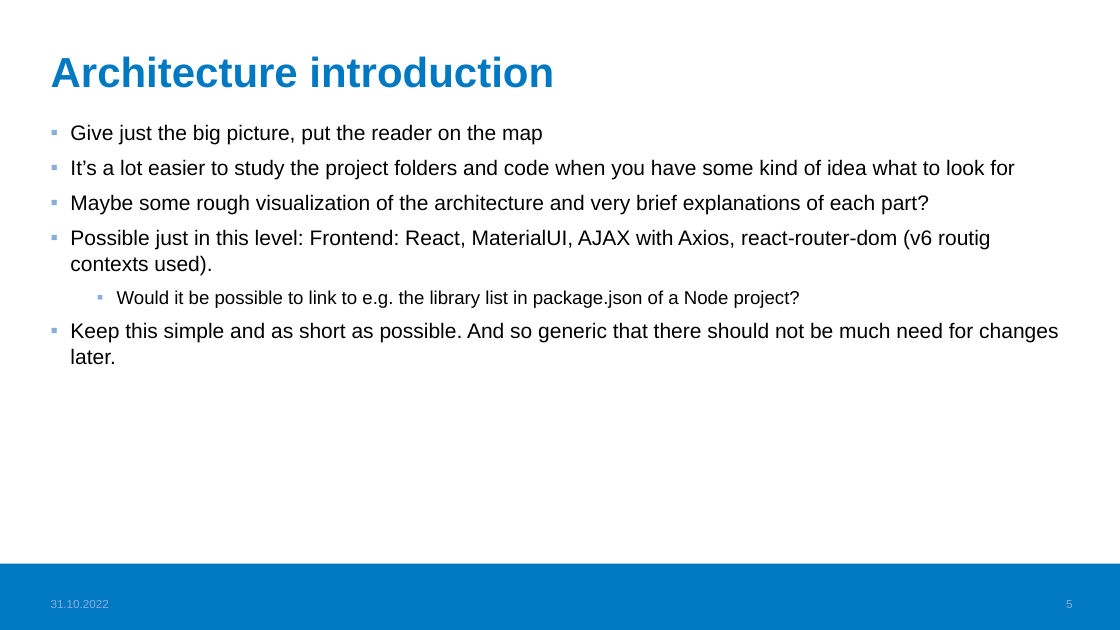
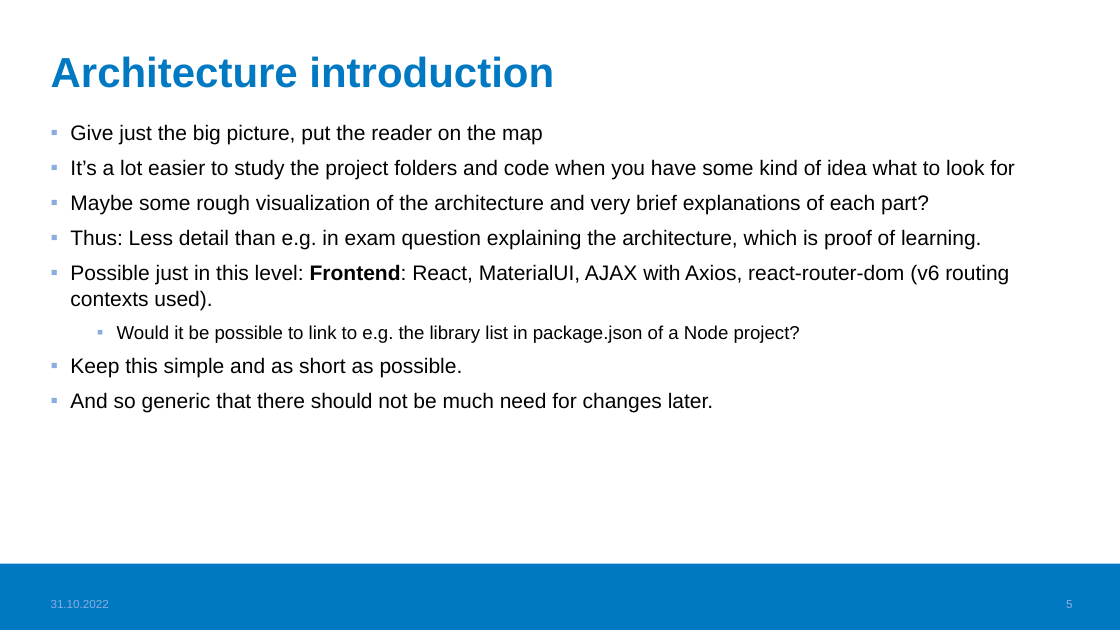
Before and after one commit to haagahelia/ohke-teknologiat, a slide deck: slide 5 of 06_ohjelmistoarkkitehtuurit_ja_patternit/documentation_principles_for_sw_projects.pptx. Drawn at 1120x630 pixels with LibreOffice and Linux fonts; fonts in the diff are those of the drawing; background and template pictures are left out. Boxes give left, top, right and bottom in pixels: in the first picture for what was removed or moved away, otherwise in the second. Text is boxed around its words. In the diff, an @@ line names an element or a change of style, - is before the commit and + after.

```diff
--- a/06_ohjelmistoarkkitehtuurit_ja_patternit/documentation_principles_for_sw_projects.pptx
+++ b/06_ohjelmistoarkkitehtuurit_ja_patternit/documentation_principles_for_sw_projects.pptx
@@ text at [70, 229, 1009, 310]: text changed @@
-▪ Possible just in this level: Frontend: React, MaterialUI, AJAX with Axios, react-router-dom (v6 routig contexts used).
+▪ Thus: Less detail than e.g. in exam question explaining the architecture, which is proof of learning.
+▪ Possible just in this level: Frontend: React, MaterialUI, AJAX with Axios, react-router-dom (v6 routing contexts used).
@@ text at [70, 357, 713, 413]: text changed @@
-▪ Keep this simple and as short as possible. And so generic that there should not be much need for changes later.
+▪ Keep this simple and as short as possible.
+▪ And so generic that there should not be much need for changes later.
```
Also in this commit, not shown: 5 other slides changed, 1 other file.
